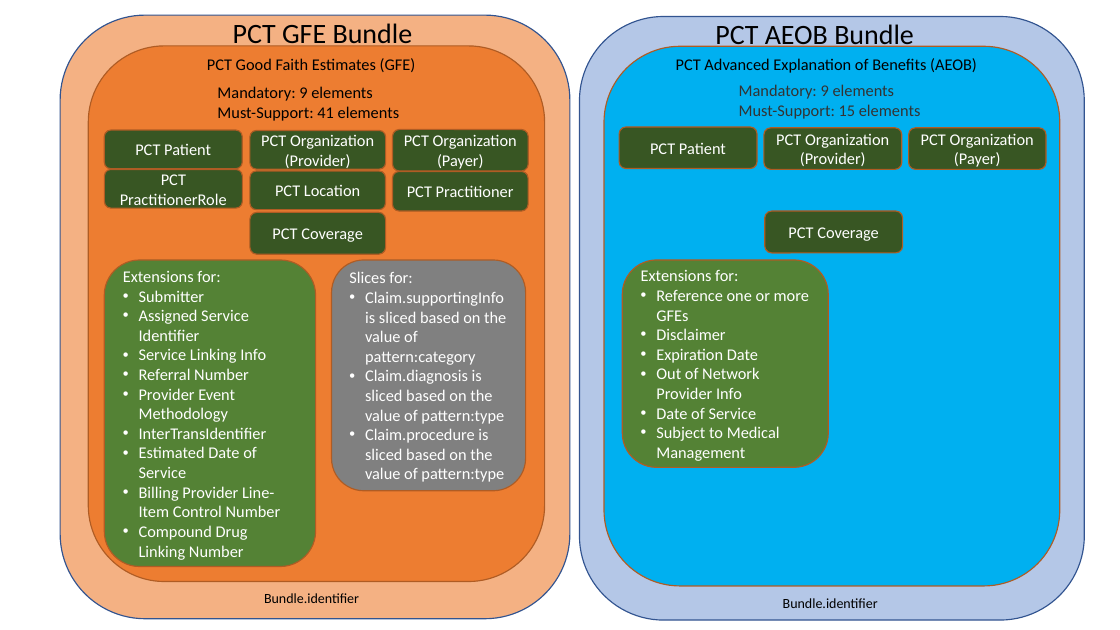
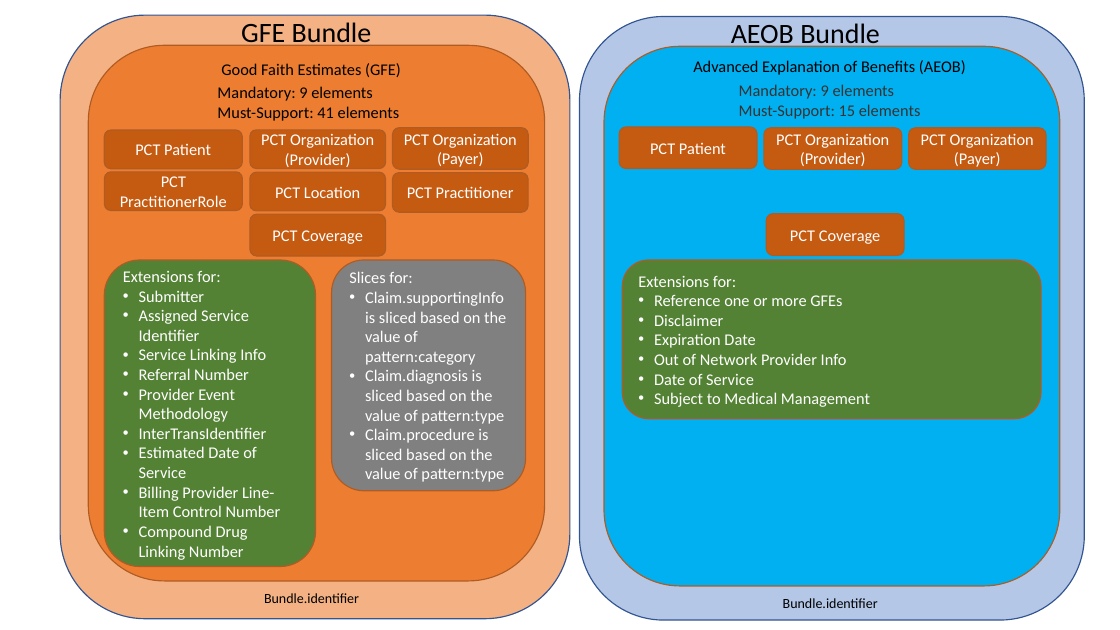
Before and after one commit to HL7/davinci-pct, a slide deck: slide 1 of input/images/PCT_bundles.pptx. Drawn at 1120x630 pixels with LibreOffice and Linux fonts; fonts in the diff are those of the drawing. Boxes give left, top, right and bottom in pixels: in the first picture for what was removed or moved away, otherwise in the second. Text is boxed around its words. In the diff, an @@ line names an element or a change of style, - is before the commit and + after.

```diff
--- a/input/images/PCT_bundles.pptx
+++ b/input/images/PCT_bundles.pptx
@@ text at (x1=241, y1=22, x2=372, y2=48): text changed @@
-PCT GFE Bundle
+GFE Bundle
@@ text at (x1=731, y1=23, x2=880, y2=49): text changed @@
-PCT AEOB Bundle
+AEOB Bundle
@@ text at (x1=221, y1=63, x2=401, y2=77): text changed @@
-PCT Good Faith Estimates (GFE)
+Good Faith Estimates (GFE)
@@ text at (x1=693, y1=60, x2=966, y2=75): text changed @@
-PCT Advanced Explanation of Benefits (AEOB)
+Advanced Explanation of Benefits (AEOB)
@@ fill #385723 to #C55A11 in 11 elements at (x1=619, y1=127, x2=757, y2=169), (x1=764, y1=128, x2=902, y2=170), (x1=909, y1=128, x2=1047, y2=170), (x1=104, y1=130, x2=242, y2=169), (x1=250, y1=130, x2=386, y2=169), (x1=250, y1=172, x2=386, y2=211), (x1=392, y1=128, x2=528, y2=170), (x1=392, y1=173, x2=528, y2=213), (x1=250, y1=214, x2=386, y2=256), (x1=104, y1=172, x2=242, y2=211), (x1=766, y1=213, x2=904, y2=255) @@
@@ rounded rectangle "Extensions for:" resized from (x1=623, y1=260, x2=828, y2=468) to (x1=623, y1=260, x2=1041, y2=419) @@
```
Also in this commit, not shown: 3 other files.
